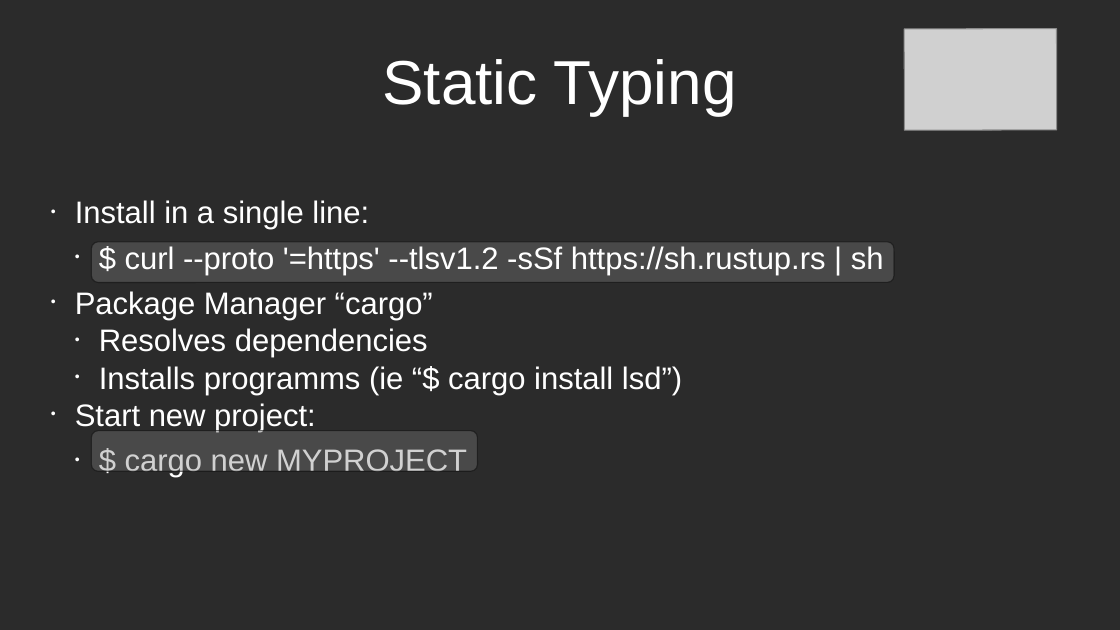
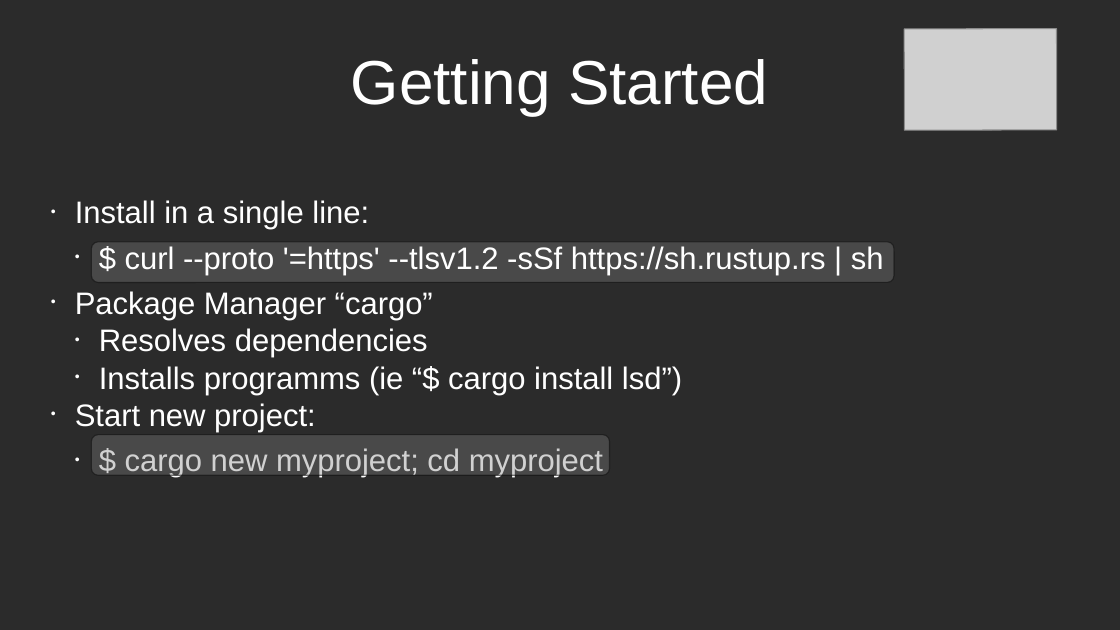
Before and after one commit to lucastepper/rust_talk, a slide deck: slide 5 of rust_presentation.odp. Drawn at 1120x630 pixels with LibreOffice and Linux fonts; fonts in the diff are those of the drawing; grey boxes stand for pictures; background and template pictures are left out; a plain dark background stands for a picture behind light text. Boxes give left, top, right and bottom in pixels: in the first picture for what was removed or moved away, otherwise in the second. Text is boxed around its words. In the diff, an @@ line names an element or a change of style, - is before the commit and + after.

```diff
--- a/rust_presentation.odp
+++ b/rust_presentation.odp
@@ title at box(351, 59, 768, 115): text changed @@
-Static Typing
+Getting Started
@@ rounded rectangle: place and size @@
-rounded rectangle at box(91, 431, 478, 472)
+rounded rectangle at box(91, 435, 610, 476)
@@ subtitle at box(125, 448, 603, 478): text changed @@
-  • $ cargo new MYPROJECT
+  • $ cargo new myproject; cd myproject
```
Also in this commit, not shown: 1 other slide changed, 4 slides added, 20 other files.
